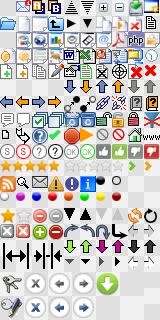
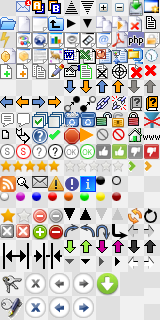
Layer changes from the first 160x320 image to the second:
added layer "lightning" above "bg24" over [0, 32, 10, 48]
